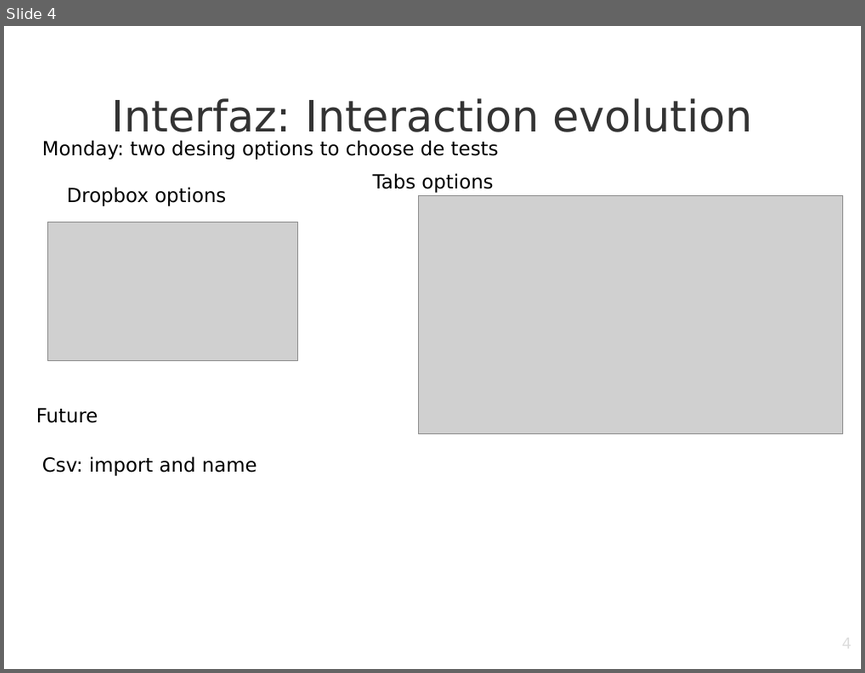
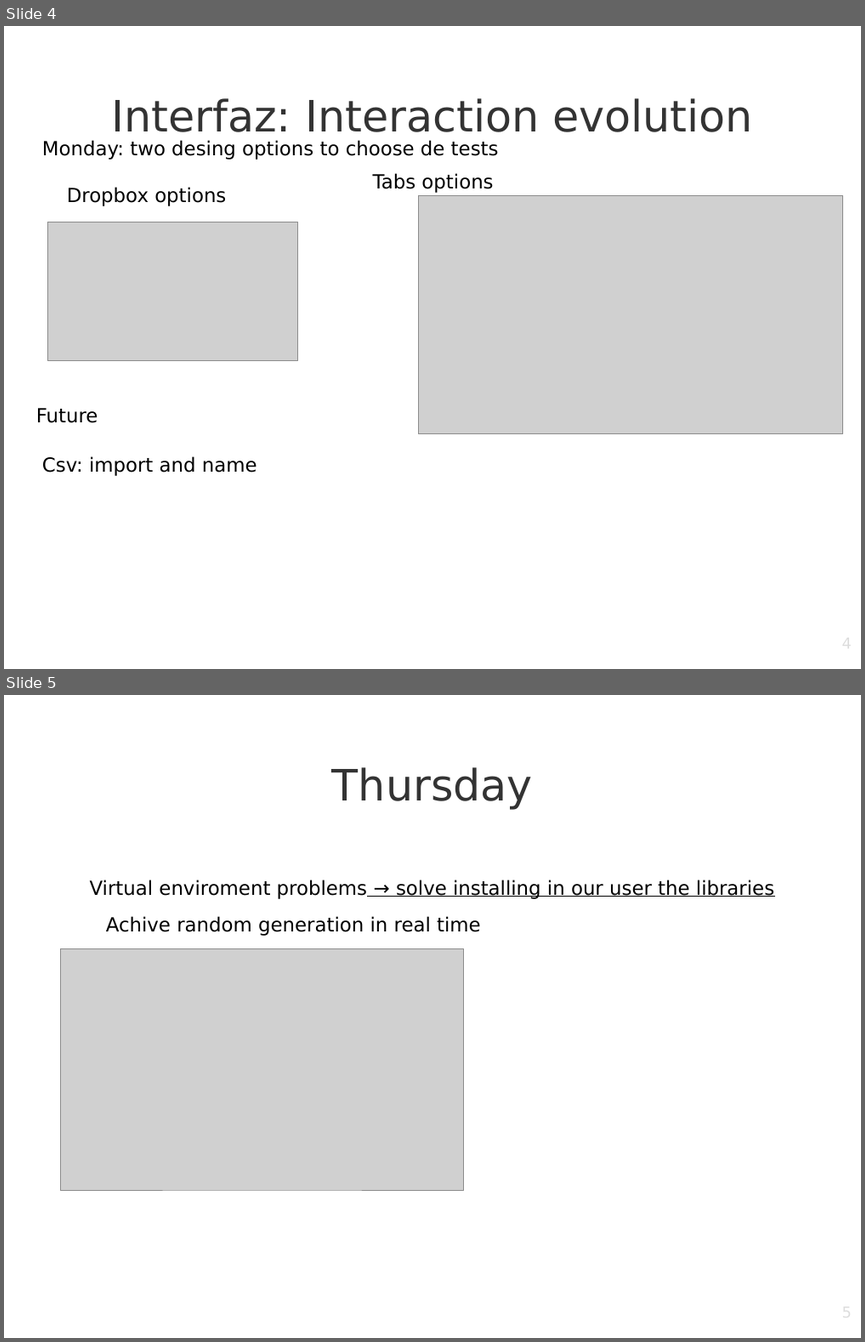
Before and after one commit to BlancaCC/granaSat_batteries, a slide deck: presentacion2/Second week.odp. Shown one above the other, each under a label of ours: slide 4 before the commit, slides 4 and 5 after it. The pictures are 865x673 and 865x1342 pixels, drawn with LibreOffice and Linux fonts; fonts in the diff are those of the drawing; grey boxes stand for pictures; background and template pictures are left out. Boxes give left, top, right and bottom in pixels: in the first picture for what was removed or moved away, otherwise in the second. Text is boxed around its words. In the diff, an @@ line names an element or a change of style, - is before the commit and + after.

```diff
--- a/presentacion2/Second week.odp
+++ b/presentacion2/Second week.odp
@@ slide 5 added at <box>4,695,861,1338</box>, background picture (left out) @@
@@ title added at <box>332,767,533,810</box>, 40 pt, text #333333 @@
+Thursday
@@ text added at <box>90,879,774,899</box>, 18 pt, text #000000, underline @@
+Virtual enviroment problems → solve installing in our user the libraries
@@ text added at <box>106,916,481,936</box>, 18 pt, text #000000 @@
+Achive random generation in real time
@@ picture added at <box>61,948,465,1190</box> @@
@@ page number added at <box>653,1303,852,1338</box>, 14 pt, text #DDDDDD @@
+5
```
Also in this commit, not shown: 3 other files.
